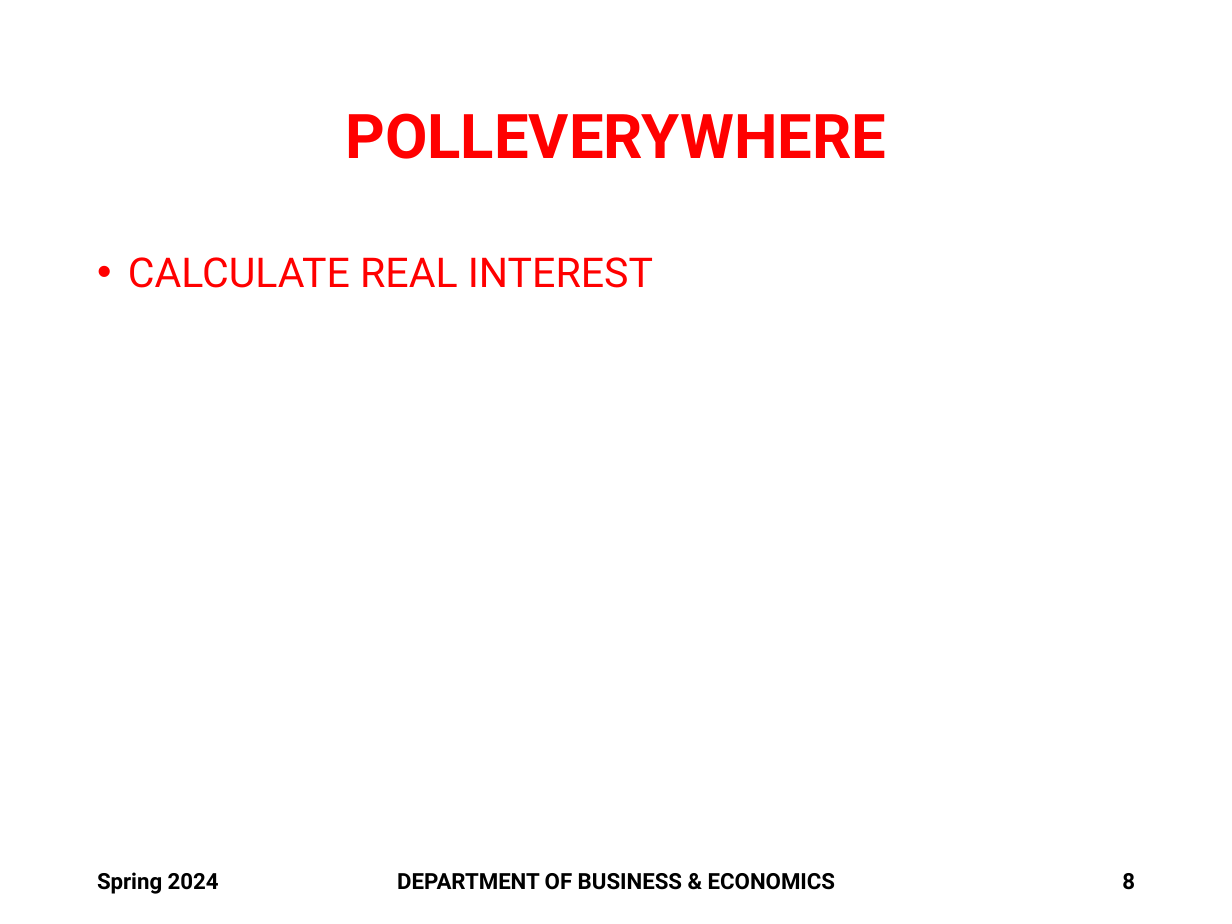
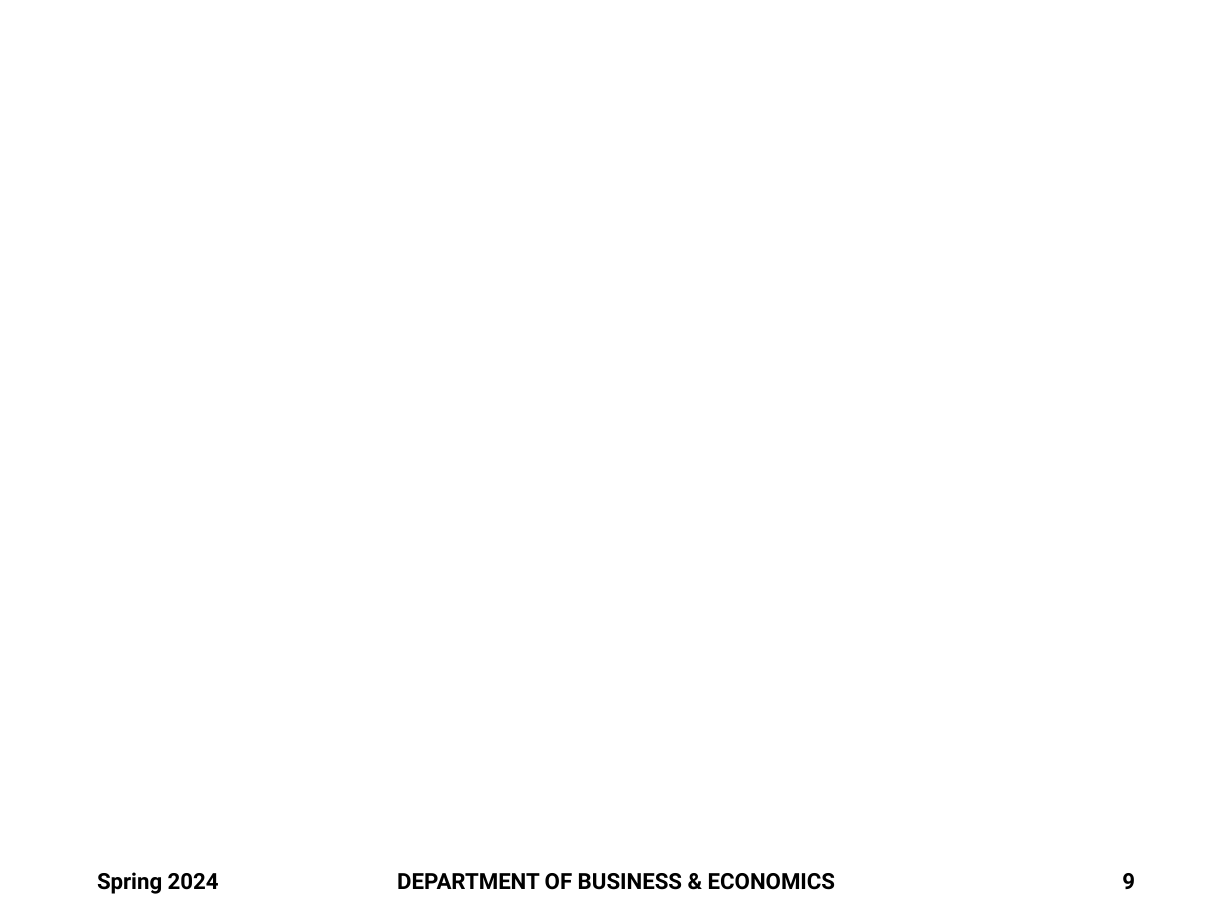
Before and after one commit to brianhwpark/brianhwpark.github.io, a slide deck: slide 9 of files/teaching-resources/monmouthcollege-econ-301/econ-301-s2024/econ-301-s2024-lecture-note/ECON301-S2024-LEC06.pptx (slide 8 before the commit). Drawn at 1232x924 pixels with LibreOffice and Linux fonts; fonts in the diff are those of the drawing; background and template pictures are left out. Boxes give left, top, right and bottom in pixels: in the first picture for what was removed or moved away, otherwise in the second. Text is boxed around its words. In the diff, an @@ line names an element or a change of style, - is before the commit and + after.

```diff
--- a/files/teaching-resources/monmouthcollege-econ-301/econ-301-s2024/econ-301-s2024-lecture-note/ECON301-S2024-LEC06.pptx
+++ b/files/teaching-resources/monmouthcollege-econ-301/econ-301-s2024/econ-301-s2024-lecture-note/ECON301-S2024-LEC06.pptx
@@ title removed at (345, 113, 886, 159) @@
-POLLEVERYWHERE
@@ text removed at (128, 257, 653, 288) @@
-• CALCULATE REAL INTEREST
@@ page number at (1122, 873, 1135, 889): text changed @@
-8
+9
```
Also in this commit, not shown: 5 other slides changed, 1 slide added, 5 other files.
